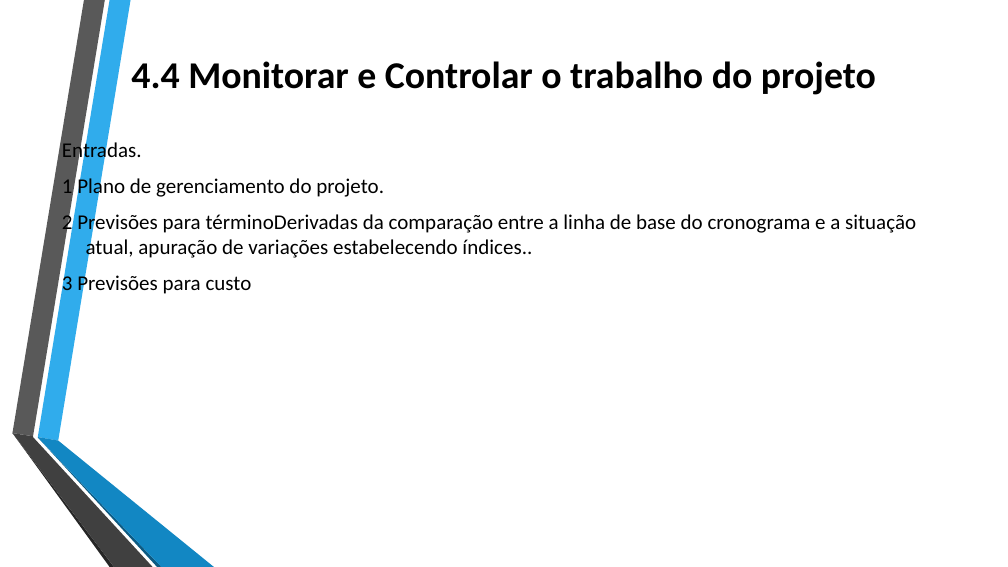
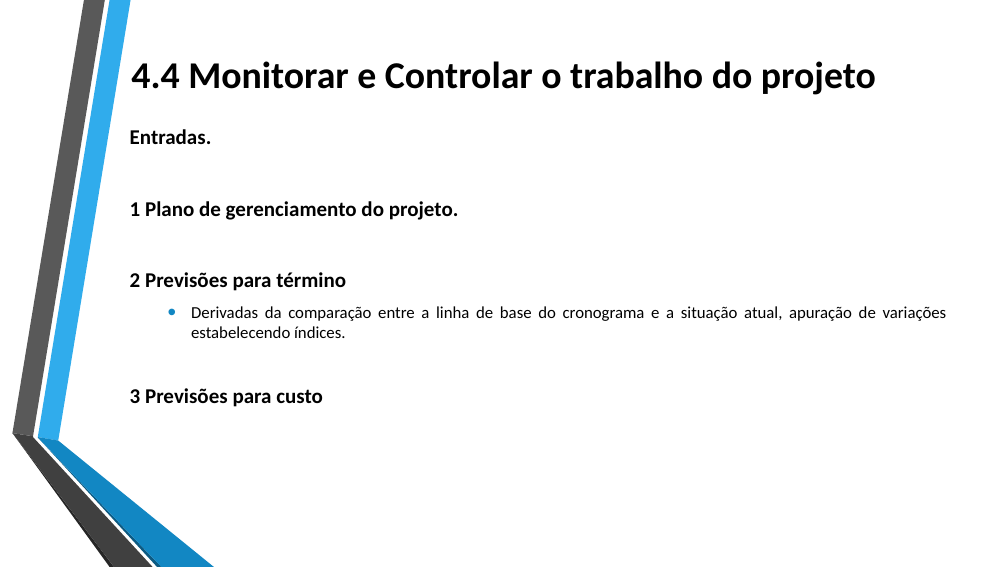
Before and after one commit to jharbes/ADMINISTRACAO-DE-REDES, a slide deck: slide 35 of RELATORIO PROVA P2/relatorio-pmbok-capitulo4-jharbes.pptx. Drawn at 1008x567 pixels with LibreOffice and Linux fonts; fonts in the diff are those of the drawing. Boxes give left, top, right and bottom in pixels: in the first picture for what was removed or moved away, otherwise in the second. Text is boxed around its words. In the diff, an @@ line names an element or a change of style, - is before the commit and + after.

```diff
--- a/RELATORIO PROVA P2/relatorio-pmbok-capitulo4-jharbes.pptx
+++ b/RELATORIO PROVA P2/relatorio-pmbok-capitulo4-jharbes.pptx
@@ text "Entradas.": place and size @@
-text "Entradas." at (62, 140, 916, 296)
+text "Entradas." at (130, 129, 947, 407)
@@ text at (130, 129, 459, 407): bold on in "Entradas.", "1 Plano de gerenciamento do projeto.", "3 Previsões para custo"; alignment left to justified @@
@@ text at (130, 272, 947, 338): text changed; size 20 to 16 pt @@
-2 Previsões para términoDerivadas da comparação entre a linha de base do cronograma e a situação atual, apuração de variações estabelecendo índices..
+2 Previsões para término
+  • Derivadas da comparação entre a linha de base do cronograma e a situação atual, apuração de variações estabelecendo índices.
```
Also in this commit, not shown: 9 other slides changed.
